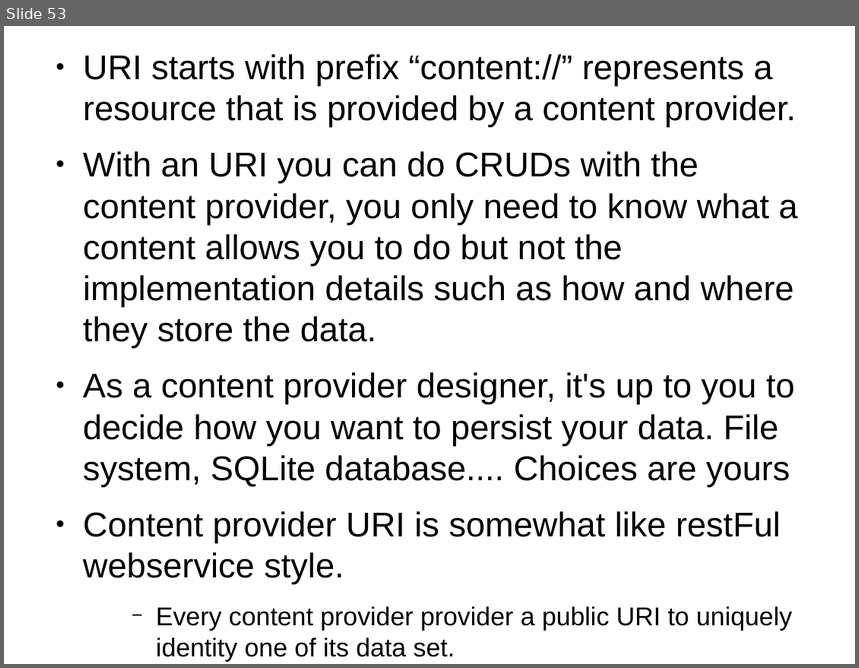
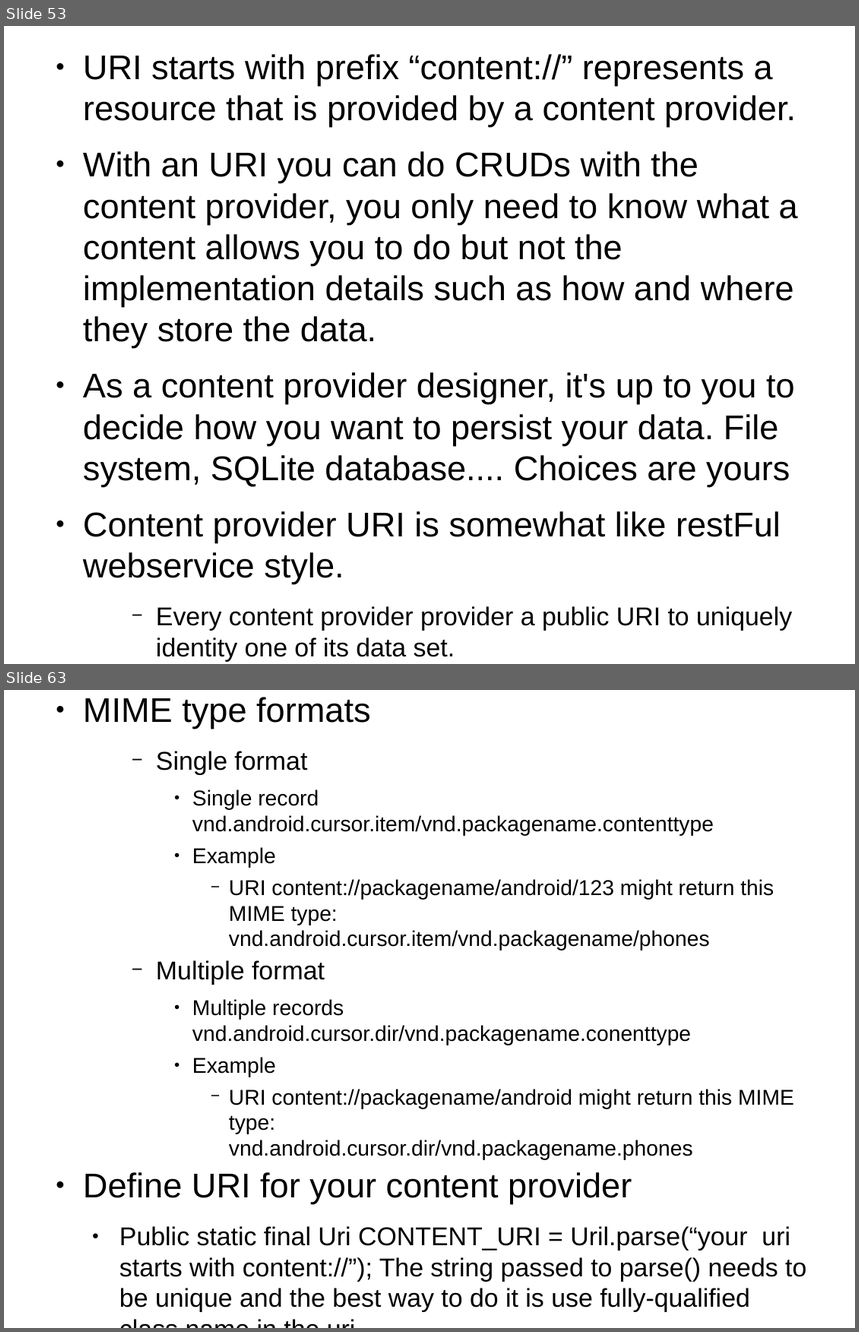
Before and after one commit to thegreatdao/testa, a slide deck: assets/android2.odp. Shown one above the other, each under a label of ours: slide 53 before the commit, slides 53 and 63 after it; the slides between them are not shown. The pictures are 859x668 and 859x1332 pixels, drawn with LibreOffice and Linux fonts; fonts in the diff are those of the drawing. Boxes give left, top, right and bottom in pixels: in the first picture for what was removed or moved away, otherwise in the second. Text is boxed around its words. In the diff, an @@ line names an element or a change of style, - is before the commit and + after.

Commit message:
added content provider description need to add example

```diff
--- a/assets/android2.odp
+++ b/assets/android2.odp
@@ slide 63 added at [4, 690, 855, 1328], background #FFFFFF @@
@@ text added at [83, 697, 807, 1312], 20 pt, text #000000 @@
+● MIME type formats
+    − Single format
+      ● Single record vnd.android.cursor.item/vnd.packagename.contenttype
+      ● Example
+        − URI content://packagename/android/123 might return this MIME type: vnd.android.cursor.item/vnd.packagename/phones
+    − Multiple format
+      ● Multiple records
+        vnd.android.cursor.dir/vnd.packagename.conenttype
+      ● Example
+        − URI content://packagename/android might return this MIME type:
+          vnd.android.cursor.dir/vnd.packagename.phones
+● Define URI for your content provider
+  ● Public static final Uri CONTENT_URI = Uril.parse(“your uri starts with content://”); The string passed to parse() needs to be unique and the best way to do it is use fully-qualified class name in the uri.
```
Also in this commit, not shown: 1 slide changed, 9 other slides added, 4 other files.
